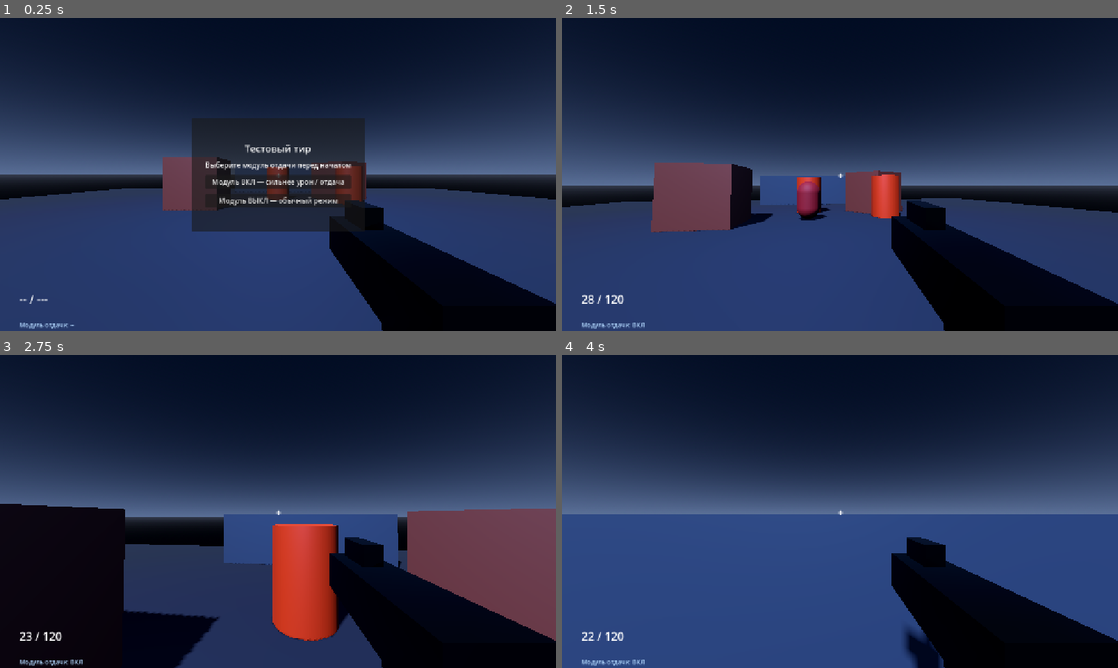
Above: before the commit, frames 1-4 (two rows, left to right).
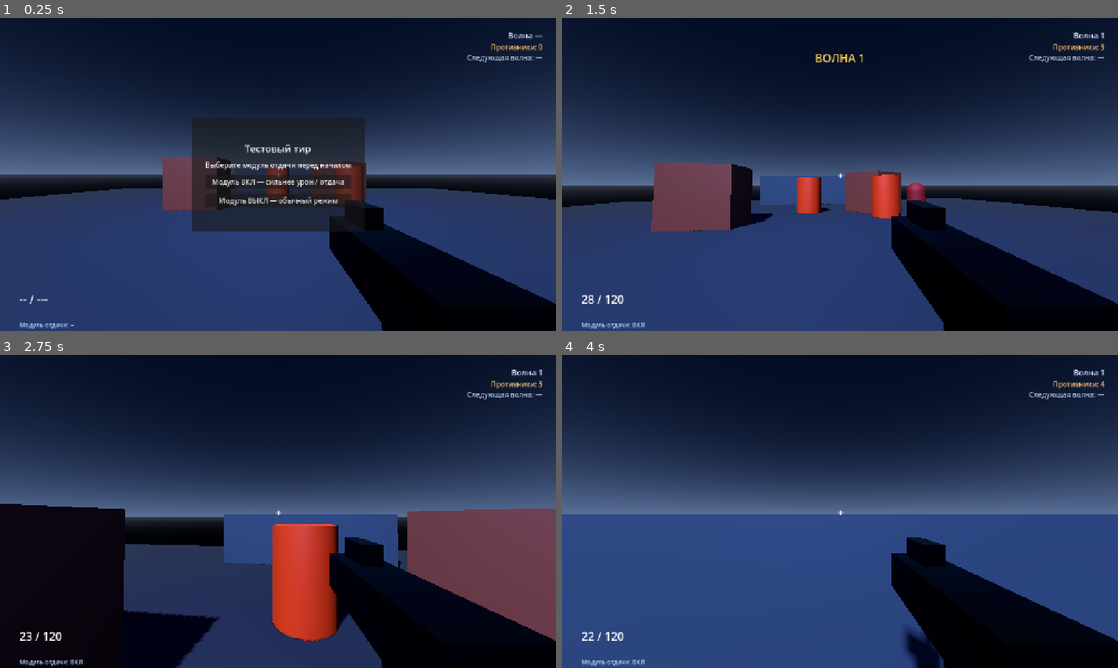
Above: after the commit, the same moments.

Repository: Rassvet-Studio/RogueShoot_New
Game: Godot game, scene res://scenes/main.tscn
Two runs of this game, one before a commit and one after it. Both use one fixed random seed, a clock stepped at 60 frames per second and the inputs below.
Inputs (mouse positions are in pixels of both pictures, inside the frame that each line leads up to):
- Up to frame 1 (0.25 s): no input
- Up to frame 2 (1.5 s): click "Модуль ВКЛ — сильнее урон / о…" at 0.5 s; move the mouse to (867, 174) at 1.27 s; press the mouse at (867, 174) at 1.28 s; hold W (move_forward) from 1.28 s (still down)
- Up to frame 3 (2.75 s): keep holding W (move_forward); tap Space (jump) at 1.52, 2.27 s; move the mouse to (250, 511) at 2.02 s; release the mouse at (250, 511) at 2.03 s; tap Ctrl (slide) at 2.1 s
- Up to frame 4 (4 s): keep holding W (move_forward); move the mouse to (851, 505) at 2.77 s; hold F (spawn_enemy) 2.78-3.53 s; move the mouse to (834, 517) at 3.52 s; click (834, 517) at 3.6 s; tap Space (jump) at 3.77 s

The runs differ from the first frame. In frame 1, 0.3% of the frame differs, in the area x 84-98%, y 4-15%; in frame 2, 1.1%, in the area x 42-98%, y 4-65%; in frame 3, 0.3%; in frame 4, 0.3%.

Commit message:
feat: add infinite enemy waves

Diff:
--- a/scenes/main.tscn
+++ b/scenes/main.tscn
@@ -1,10 +1,10 @@
-[gd_scene load_steps=20 format=3]
+[gd_scene load_steps=21 format=3]
 
 [ext_resource type="PackedScene" path="res://scenes/player/player.tscn" id="1_player"]
 [ext_resource type="PackedScene" path="res://scenes/targets/target.tscn" id="3_target"]
 [ext_resource type="PackedScene" path="res://scenes/ui_range_hud.tscn" id="4_hud"]
 [ext_resource type="Script" path="res://scripts/world/main.gd" id="5_main"]
-[ext_resource type="PackedScene" path="res://scenes/enemies/melee_enemy.tscn" id="6_enemy"]
+[ext_resource type="Script" path="res://scripts/world/wave_controller.gd" id="6_waves"]
 
 [sub_resource type="ProceduralSkyMaterial" id="SkyMaterial"]
 sky_top_color = Color(0.025, 0.055, 0.12, 1)
@@ -139,8 +139,28 @@
 [node name="Player" parent="." instance=ExtResource("1_player")]
 position = Vector3(0, 0.2, 5)
 
-[node name="MeleeEnemy" parent="." instance=ExtResource("6_enemy")]
-position = Vector3(0, 0.1, -10)
+[node name="EnemySpawnPoints" type="Node3D" parent="."]
+
+[node name="NorthWest" type="Marker3D" parent="EnemySpawnPoints"]
+position = Vector3(-8, 0.1, -10)
+
+[node name="NorthEast" type="Marker3D" parent="EnemySpawnPoints"]
+position = Vector3(8, 0.1, -10)
+
+[node name="West" type="Marker3D" parent="EnemySpawnPoints"]
+position = Vector3(-10, 0.1, -2)
+
+[node name="East" type="Marker3D" parent="EnemySpawnPoints"]
+position = Vector3(10, 0.1, -2)
+
+[node name="SouthWest" type="Marker3D" parent="EnemySpawnPoints"]
+position = Vector3(-8, 0.1, 8)
+
+[node name="SouthEast" type="Marker3D" parent="EnemySpawnPoints"]
+position = Vector3(8, 0.1, 8)
+
+[node name="WaveController" type="Node3D" parent="."]
+script = ExtResource("6_waves")
 
 [node name="TargetLeft" parent="." instance=ExtResource("3_target")]
 position = Vector3(-4, 1.1, -5)
--- a/scenes/ui_range_hud.tscn
+++ b/scenes/ui_range_hud.tscn
@@ -13,6 +13,42 @@
 theme_override_colors/font_color = Color(1, 1, 1, 0.9)
 theme_override_font_sizes/font_size = 24
 text = "+"
+
+[node name="WaveInfo" type="VBoxContainer" parent="."]
+offset_left = 980.0
+offset_top = 28.0
+offset_right = 1248.0
+offset_bottom = 108.0
+theme_override_constants/separation = 2
+
+[node name="Wave" type="Label" parent="WaveInfo"]
+layout_mode = 2
+theme_override_colors/font_color = Color(0.85, 0.9, 1, 1)
+theme_override_font_sizes/font_size = 18
+text = "Волна —"
+horizontal_alignment = 2
+
+[node name="Enemies" type="Label" parent="WaveInfo"]
+layout_mode = 2
+theme_override_colors/font_color = Color(1, 0.75, 0.45, 1)
+text = "Противники: 0"
+horizontal_alignment = 2
+
+[node name="NextWave" type="Label" parent="WaveInfo"]
+layout_mode = 2
+theme_override_colors/font_color = Color(0.7, 0.75, 0.85, 1)
+text = "Следующая волна: —"
+horizontal_alignment = 2
+
+[node name="WaveAnnouncement" type="Label" parent="."]
+offset_left = 500.0
+offset_top = 72.0
+offset_right = 780.0
+offset_bottom = 120.0
+theme_override_colors/font_color = Color(1, 0.82, 0.35, 1)
+theme_override_font_sizes/font_size = 26
+text = "ВОЛНА 1"
+horizontal_alignment = 1
 
 [node name="HitMarker" type="Label" parent="."]
 offset_left = 622.0
--- a/scripts/enemies/melee_enemy.gd
+++ b/scripts/enemies/melee_enemy.gd
@@ -137,9 +137,10 @@
 
 func _on_died() -> void:
 	set_physics_process(false)
+	navigation_agent.avoidance_enabled = false
 	$CollisionShape3D.set_deferred("disabled", true)
 	var tween := create_tween()
-	tween.tween_property(self, "scale", Vector3.ZERO, 0.2)
+	tween.tween_property(visual, "scale", Vector3.ZERO, 0.2)
 	tween.tween_callback(queue_free)
 
 func _update_flash(delta: float) -> void:
--- a/scripts/ui/range_hud.gd
+++ b/scripts/ui/range_hud.gd
@@ -8,12 +8,18 @@
 @onready var slide_label: Label = $Margin/VBox/Slide
 @onready var health_bar: ProgressBar = $Margin/VBox/Health
 @onready var defeat_panel: PanelContainer = $DefeatPanel
+@onready var wave_label: Label = $WaveInfo/Wave
+@onready var enemies_label: Label = $WaveInfo/Enemies
+@onready var next_wave_label: Label = $WaveInfo/NextWave
+@onready var wave_announcement: Label = $WaveAnnouncement
 var _hit_marker_time := 0.0
+var _wave_announcement_time := 0.0
 var _player: FPSPlayer
 
 func _ready() -> void:
 	hit_marker.visible = false
 	defeat_panel.hide()
+	wave_announcement.visible = false
 
 func bind_weapon(weapon: AutomaticRifle) -> void:
 	weapon.ammo_changed.connect(_on_ammo_changed)
@@ -28,6 +34,28 @@
 	_player.health.health_changed.connect(_on_player_health_changed)
 	_player.health.died.connect(show_defeat)
 	_on_player_health_changed(_player.health.current_health, _player.health.max_health)
+
+func bind_wave_controller(controller: WaveController) -> void:
+	controller.wave_started.connect(_on_wave_started)
+	controller.enemy_count_changed.connect(_on_enemy_count_changed)
+	controller.intermission_changed.connect(_on_intermission_changed)
+	_on_enemy_count_changed(controller.alive_enemy_count, controller.pending_enemy_count)
+
+func _on_wave_started(number: int, total: int) -> void:
+	wave_label.text = "Волна %d" % number
+	wave_announcement.text = "ВОЛНА %d" % number
+	wave_announcement.visible = true
+	_wave_announcement_time = 1.6
+	_on_enemy_count_changed(0, total)
+
+func _on_enemy_count_changed(alive: int, pending: int) -> void:
+	enemies_label.text = "Противники: %d" % (alive + pending)
+
+func _on_intermission_changed(remaining: float) -> void:
+	if remaining > 0.0:
+		next_wave_label.text = "Следующая волна: %.1f" % remaining
+	else:
+		next_wave_label.text = "Следующая волна: —"
 
 func is_defeat_visible() -> bool:
 	return defeat_panel.visible
@@ -55,6 +83,10 @@
 
 func _process(delta: float) -> void:
 	_update_slide_indicator()
+	if _wave_announcement_time > 0.0:
+		_wave_announcement_time -= delta
+		if _wave_announcement_time <= 0.0:
+			wave_announcement.visible = false
 	if _hit_marker_time > 0.0:
 		_hit_marker_time -= delta
 		if _hit_marker_time <= 0.0:
--- a/scripts/world/main.gd
+++ b/scripts/world/main.gd
@@ -7,14 +7,12 @@
 @onready var module_on_button: Button = $RangeHUD/SetupPanel/Center/VBox/ModuleOn
 @onready var module_off_button: Button = $RangeHUD/SetupPanel/Center/VBox/ModuleOff
 @onready var restart_button: Button = $RangeHUD/DefeatPanel/Center/VBox/Restart
-@export var enemy_scene: PackedScene = preload("res://scenes/enemies/melee_enemy.tscn")
-
-var _spawn_index := 0
-var _enemy_spawn_points := [Vector3(-8, 0.1, -8), Vector3(8, 0.1, -8), Vector3(0, 0.1, -11)]
+@onready var wave_controller: WaveController = $WaveController
 
 func _ready() -> void:
 	Input.mouse_mode = Input.MOUSE_MODE_VISIBLE
 	hud.bind_player(player)
+	hud.bind_wave_controller(wave_controller)
 	module_on_button.pressed.connect(_select_module.bind(true))
 	module_off_button.pressed.connect(_select_module.bind(false))
 	restart_button.pressed.connect(_restart_test)
@@ -30,14 +28,13 @@
 	hud.bind_weapon(rifle)
 	setup_panel.hide()
 	player.start_control()
+	wave_controller.start()
 
 func _spawn_enemy() -> void:
-	var enemy := enemy_scene.instantiate()
-	add_child(enemy)
-	enemy.global_position = _enemy_spawn_points[_spawn_index % _enemy_spawn_points.size()]
-	_spawn_index += 1
+	wave_controller.spawn_test_enemy()
 
 func _on_player_defeated() -> void:
+	wave_controller.stop()
 	hud.show_defeat()
 	Input.mouse_mode = Input.MOUSE_MODE_VISIBLE
 
--- /dev/null
+++ b/scripts/world/wave_controller.gd
@@ -0,0 +1,186 @@
+class_name WaveController
+extends Node3D
+## Owns wave progression and spawning; enemy behaviour remains in MeleeEnemy.
+
+signal wave_started(number: int, total: int)
+signal enemy_count_changed(alive: int, pending: int)
+signal intermission_changed(remaining: float)
+signal wave_finished(number: int)
+
+@export_category("Wave")
+@export var first_wave_count: int = 3
+@export var enemies_added_per_wave: int = 1
+@export var time_between_waves: float = 5.0
+@export var spawn_interval: float = 0.45
+@export var max_spawn_attempts: int = 12
+@export_category("Spawn")
+@export var min_spawn_distance_from_player: float = 7.0
+@export var spawn_clearance_radius: float = 0.8
+@export var enemy_scene: PackedScene = preload("res://scenes/enemies/melee_enemy.tscn")
+@export var spawn_points_root_path: NodePath = NodePath("../EnemySpawnPoints")
+@export var enemy_parent_path: NodePath = NodePath("..")
+@export var player_path: NodePath = NodePath("../Player")
+
+var current_wave: int = 0
+var alive_enemy_count: int = 0
+var pending_enemy_count: int = 0
+var intermission_remaining: float = 0.0
+var is_running: bool = false
+
+var _spawn_timer := 0.0
+var _spawn_failures := 0
+var _active_enemies: Dictionary = {}
+var _state := State.IDLE
+var _player: Node3D
+var _enemy_parent: Node
+var _spawn_points_root: Node3D
+var _clearance_shape: SphereShape3D
+
+enum State { IDLE, SPAWNING, ACTIVE, WAITING, STOPPED }
+
+func _ready() -> void:
+	_player = get_node_or_null(player_path) as Node3D
+	_enemy_parent = get_node_or_null(enemy_parent_path)
+	_spawn_points_root = get_node_or_null(spawn_points_root_path) as Node3D
+	_clearance_shape = SphereShape3D.new()
+	_clearance_shape.radius = spawn_clearance_radius
+
+func start() -> void:
+	if is_running or _state == State.STOPPED:
+		return
+	is_running = true
+	_begin_next_wave()
+
+func stop() -> void:
+	is_running = false
+	_state = State.STOPPED
+	pending_enemy_count = 0
+	intermission_remaining = 0.0
+	intermission_changed.emit(0.0)
+	_emit_enemy_count()
+
+func spawn_test_enemy() -> bool:
+	if not is_running or _state == State.STOPPED:
+		return false
+	var spawn_position: Variant = _find_spawn_position()
+	if spawn_position == null:
+		return false
+	var enemy: Node = _create_enemy(Vector3(spawn_position))
+	return enemy != null
+
+func _process(delta: float) -> void:
+	if not is_running:
+		return
+	match _state:
+		State.SPAWNING:
+			_process_spawning(delta)
+		State.ACTIVE:
+			_try_finish_wave()
+		State.WAITING:
+			_process_intermission(delta)
+
+func _begin_next_wave() -> void:
+	current_wave += 1
+	pending_enemy_count = first_wave_count + (current_wave - 1) * enemies_added_per_wave
+	_spawn_timer = 0.0
+	_spawn_failures = 0
+	_state = State.SPAWNING
+	wave_started.emit(current_wave, pending_enemy_count)
+	_emit_enemy_count()
+
+func _process_spawning(delta: float) -> void:
+	_spawn_timer -= delta
+	if pending_enemy_count > 0 and _spawn_timer <= 0.0:
+		if _spawn_one_enemy():
+			_spawn_timer = spawn_interval
+		else:
+			_spawn_failures += 1
+			_spawn_timer = 0.25
+			if _spawn_failures >= max_spawn_attempts:
+				# Avoid a deadlock if every point is blocked; the next wave can retry later.
+				pending_enemy_count -= 1
+				_spawn_failures = 0
+				_emit_enemy_count()
+	if pending_enemy_count <= 0:
+		_state = State.ACTIVE
+		_try_finish_wave()
+
+func _process_intermission(delta: float) -> void:
+	intermission_remaining = maxf(intermission_remaining - delta, 0.0)
+	intermission_changed.emit(intermission_remaining)
+	if intermission_remaining <= 0.0:
+		_begin_next_wave()
+
+func _spawn_one_enemy() -> bool:
+	var spawn_position: Variant = _find_spawn_position()
+	if spawn_position == null:
+		return false
+	var enemy: Node = _create_enemy(Vector3(spawn_position))
+	if enemy == null:
+		return false
+	pending_enemy_count -= 1
+	_emit_enemy_count()
+	return true
+
+func _create_enemy(spawn_position: Vector3) -> Node:
+	if enemy_scene == null or _enemy_parent == null:
+		return null
+	var enemy := enemy_scene.instantiate()
+	_enemy_parent.add_child(enemy)
+	enemy.global_position = spawn_position
+	_track_enemy(enemy)
+	return enemy
+
+func _track_enemy(enemy: Node) -> void:
+	_active_enemies[enemy] = true
+	var health := enemy.get_node_or_null("Health") as HealthComponent
+	if health != null:
+		health.died.connect(_on_enemy_died.bind(enemy))
+	enemy.tree_exited.connect(_on_enemy_exited.bind(enemy))
+	_emit_enemy_count()
+
+func _on_enemy_died(enemy: Node) -> void:
+	_active_enemies.erase(enemy)
+	_emit_enemy_count()
+	_try_finish_wave()
+
+func _on_enemy_exited(enemy: Node) -> void:
+	_active_enemies.erase(enemy)
+	_emit_enemy_count()
+	_try_finish_wave()
+
+func _try_finish_wave() -> void:
+	if _state != State.ACTIVE or pending_enemy_count > 0 or not _active_enemies.is_empty():
+		return
+	_state = State.WAITING
+	intermission_remaining = time_between_waves
+	wave_finished.emit(current_wave)
+	intermission_changed.emit(intermission_remaining)
+
+func _emit_enemy_count() -> void:
+	alive_enemy_count = _active_enemies.size()
+	enemy_count_changed.emit(alive_enemy_count, pending_enemy_count)
+
+func _find_spawn_position() -> Variant:
+	if _spawn_points_root == null:
+		return null
+	var candidates: Array[Vector3] = []
+	for child in _spawn_points_root.get_children():
+		if child is Node3D:
+			candidates.append((child as Node3D).global_position)
+	candidates.shuffle()
+	for position in candidates:
+		if _is_spawn_position_valid(position):
+			return position
+	return null
+
+func _is_spawn_position_valid(position: Vector3) -> bool:
+	if _player != null and _player.global_position.distance_to(position) < min_spawn_distance_from_player:
+		return false
+	var query := PhysicsShapeQueryParameters3D.new()
+	query.shape = _clearance_shape
+	query.transform = Transform3D(Basis.IDENTITY, position + Vector3.UP * 0.9)
+	query.collision_mask = 5
+	query.collide_with_bodies = true
+	query.collide_with_areas = true
+	return get_world_3d().direct_space_state.intersect_shape(query).is_empty()
Not shown, added: scripts/world/wave_controller.gd.uid
